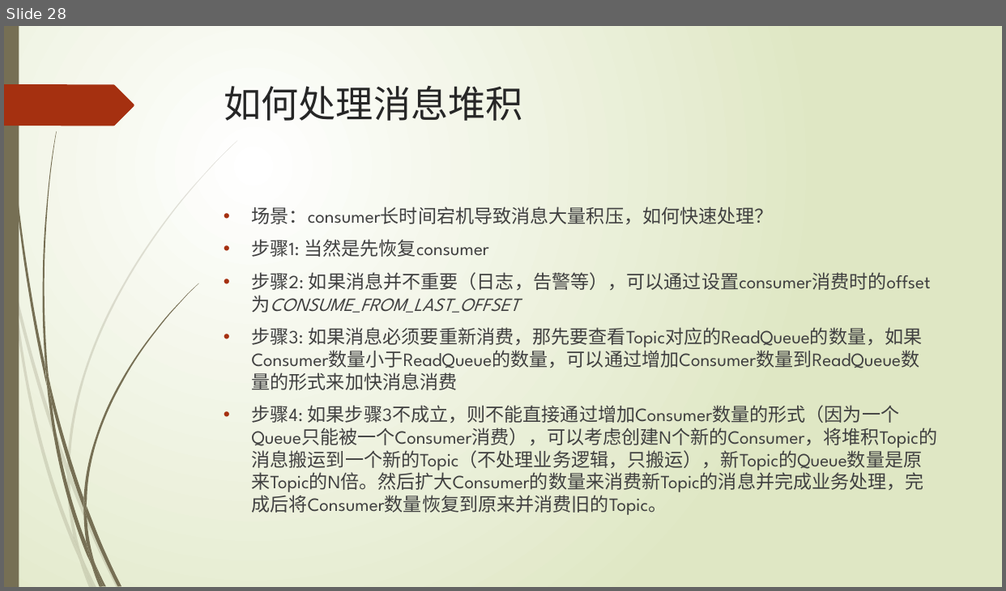
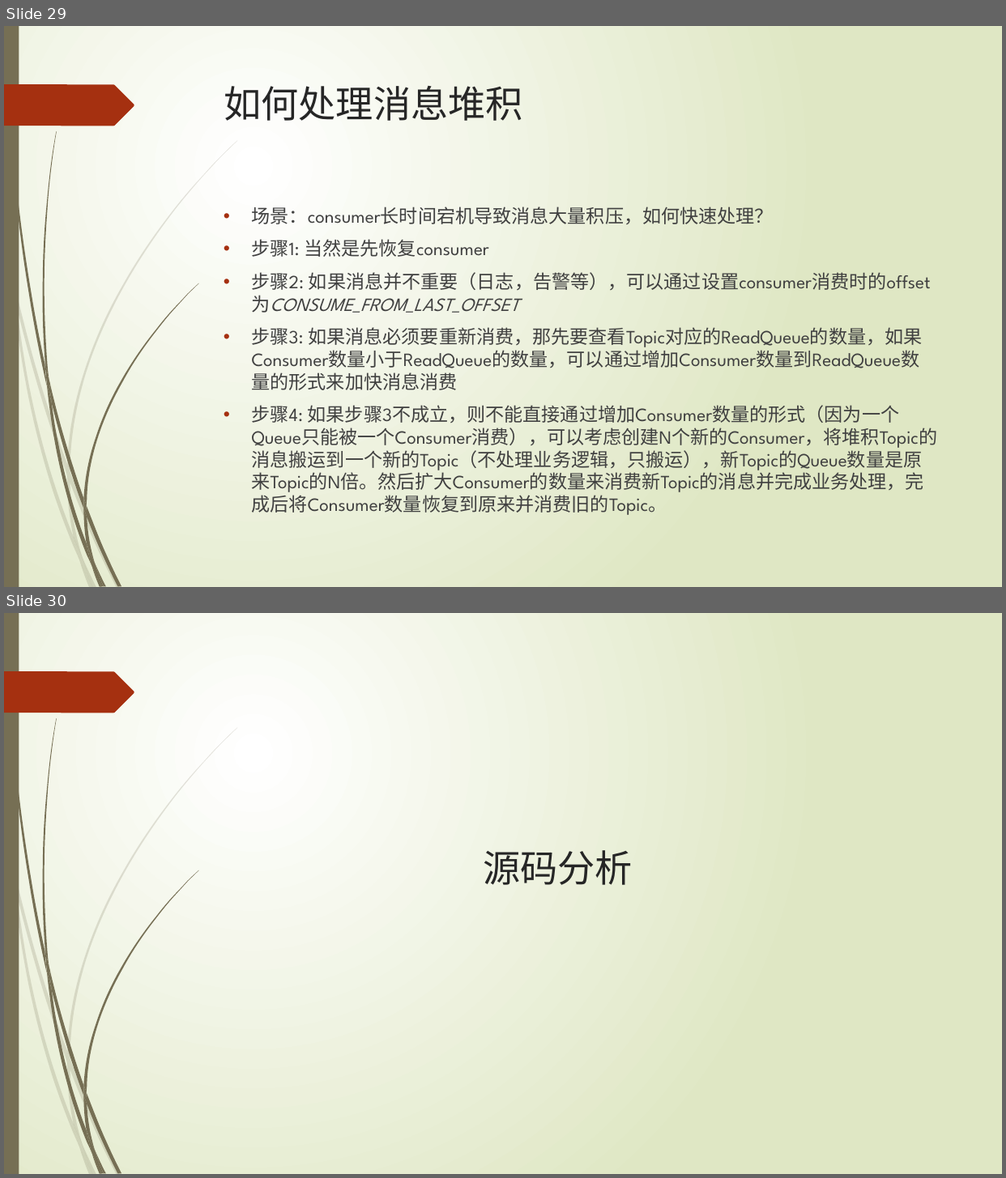
Before and after one commit to xljnc/rocketmqLearning, a slide deck: doc/RocketMQ简介.pptx. Shown one above the other, each under a label of ours: slide 28 before the commit, slides 29 and 30 after it. The pictures are 1006x591 and 1006x1178 pixels, drawn with LibreOffice and Linux fonts; fonts in the diff are those of the drawing. Boxes give left, top, right and bottom in pixels: in the first picture for what was removed or moved away, otherwise in the second. Text is boxed around its words. In the diff, an @@ line names an element or a change of style, - is before the commit and + after.

```diff
--- a/doc/RocketMQ简介.pptx
+++ b/doc/RocketMQ简介.pptx
@@ slide 30 added at (4, 613, 1002, 1174), background gradient #FFFFFF to #DFE8C4; not listed: 24 template elements that a slide beside it also shows @@
@@ title added at (483, 850, 633, 885), 36 pt, text #262626 @@
+源码分析
@@ what was slide 28 is now slide 29 @@
```
Also in this commit, not shown: 2 other slides added, 2 other files.
